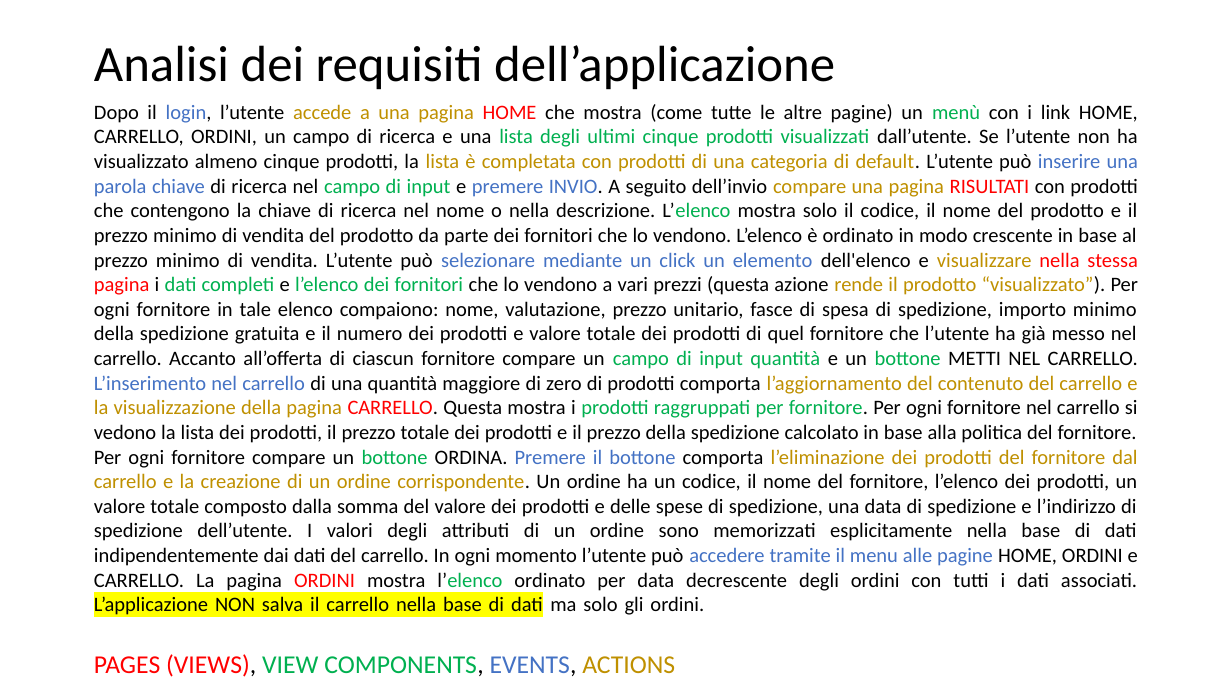
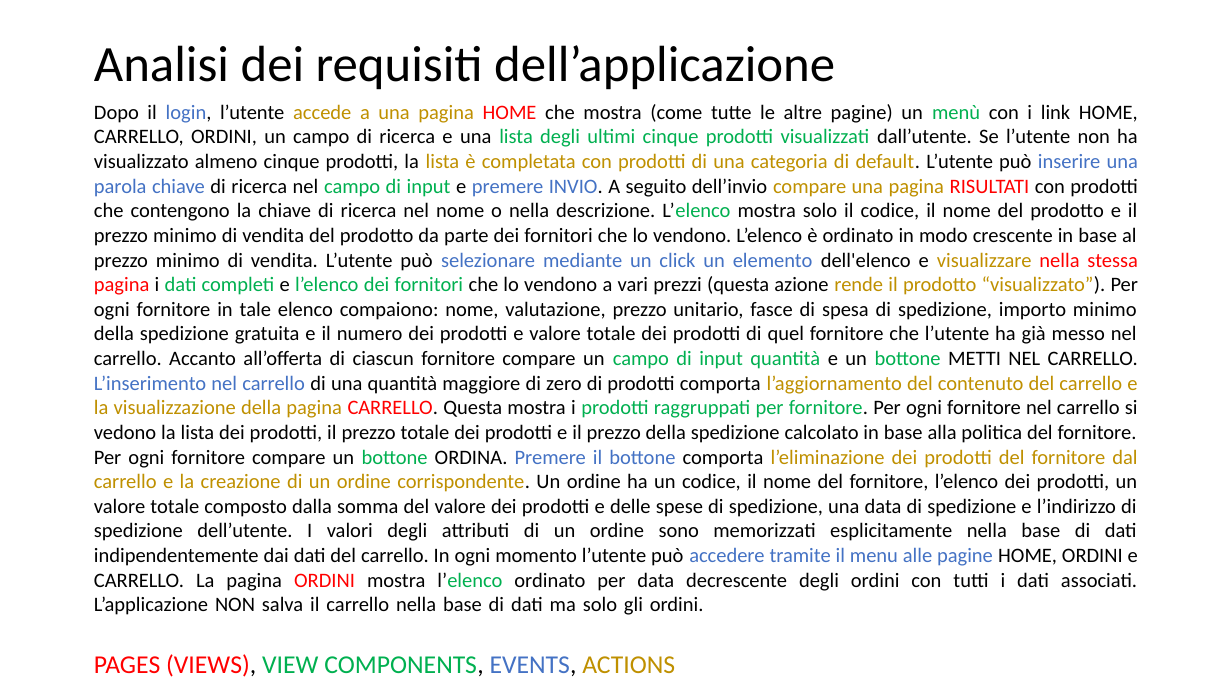
Before and after one commit to NicoleFilippi/Progetto_TIW_Polimi_2023, a slide deck: slide 5 of deliverables/DOCUMENTAZIONE.pptm. Drawn at 1232x693 pixels with LibreOffice and Linux fonts; fonts in the diff are those of the drawing. Boxes give left, top, right and bottom in pixels: in the first picture for what was removed or moved away, otherwise in the second. Text is boxed around its words. In the diff, an @@ line names an element or a change of style, - is before the commit and + after.

```diff
--- a/deliverables/DOCUMENTAZIONE.pptm
+++ b/deliverables/DOCUMENTAZIONE.pptm
@@ text at (94,104,1138,615): highlight #FFFF00 to none in "L’applicazione NON salva il carrello nella base ..." @@
```
Also in this commit, not shown: 2 other slides changed, 9 slides added, 1 slide removed, 43 other files.
